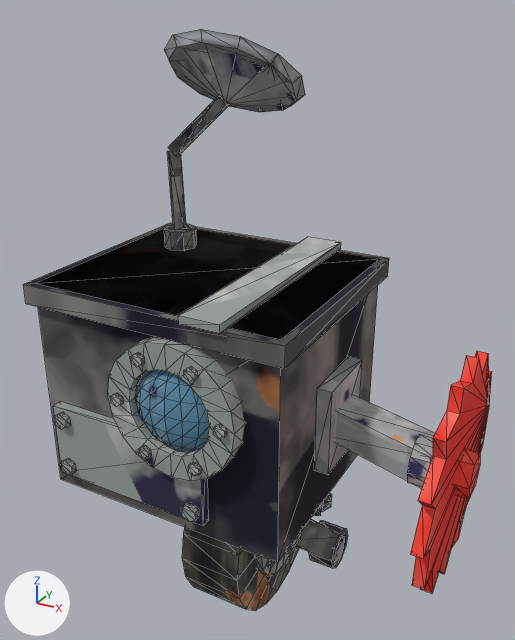
The glTF model art/models/Scrapper/Scrapper.glb, before and after one commit.
The view is the same before and after, from a 50 mm lens placed at (1.44, -2.27, 2.81), pointed at (0.13, 0.12, 1.61). Lighting does not change. The marker at lower left points along +X, +Y and +Z. The picture after the commit comes second. Mesh edges are drawn as thin lines. Vertices at exactly the same position are counted once.

Objects in the first picture: 'Antenna', 'Body', 'Eye', 'EyeRim', 'Plates', 'RadarDish', 'Saw', 'SawArm', 'SwingArm', 'Wheel' and 1 more.
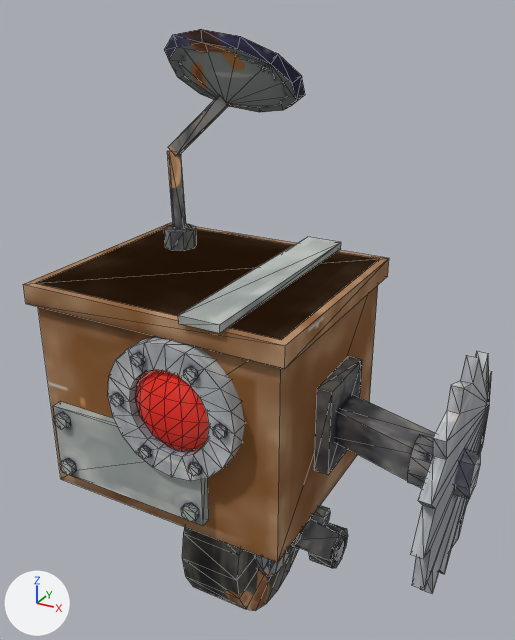
The edits, one by one:
Picture 'Image_13' (img_image_13) is new.
Picture 'Image_12' (img_image_12) is new.
Material 'Body' (mat_body) changes its picture from img_image_3 to img_image_5.
Material 'Plates' (mat_plates) changes its picture from img_image_4 to img_image_6.
Material 'Eye' (mat_eye) changes its picture from img_image_7 to img_image_9.
Material 'SawArm' (mat_sawarm) changes its picture from img_image_8 to img_image_10.
Material 'Saw' (mat_saw) changes its picture from img_image_9 to img_image_11.
Material 'Antenna' (mat_antenna) changes its picture from img_image_10 to img_image_12.
Material 'RadarDish' (mat_radardish) changes its picture from img_image_11 to img_image_13.
Material 'ShockRod' (mat_shockrod) is new.
Its texture is img_image_4.
Its roughness is 1.0.
me_swingarm is used by ob_swingarm; location (0.0, 0.0, 0.0).
me_swingarm had 216 vertices, 408 faces and spanned x -0.352..0.49, y -0.24..0.661, z 0.325..1.015.
me_swingarm now has 80 vertices, 140 faces and spans x -0.352..0.49, y -0.24..0.4, z 0.325..0.956.
me_swingarm part 1: the loose piece of 32 vertices spanning x 0.309..0.449, y 0.169..0.309, z 0.696..0.726 is deleted.
me_swingarm part 2: the loose piece of 8 vertices spanning x 0.261..0.429, y 0.143..0.387, z 0.655..1.015 is deleted.
me_swingarm part 3: 139 kept faces spanning x -0.352..0.49, y -0.24..0.4, z 0.325..0.956 get new texture (UV) coordinates.
Other edits to the shape of me_swingarm do not show in these pictures.
Mesh me_shockrod is new.
It has 24 vertices, 40 faces and spans x 0.295..0.45, y 0.13..0.338, z 0.62..0.943.
It uses material mat_shockrod (picture img_image_4).
Object 'ShockRod' (ob_shockrod) is new; it shows me_shockrod.
Its location is (0.0, 0.0, 0.0).

Location of each change, (x1, y1, x2, y2) in pixels of the pictures (515 x 640 px):
'Body', surface changed (grey to brown): (23, 223, 389, 563) in both
'Plates', surface changed: (53, 237, 341, 526) in both
'Saw', surface changed (red to grey): (410, 351, 492, 594) in both
'SawArm', surface changed (darker): (314, 356, 435, 488) in both
'RadarDish', surface changed: (164, 29, 305, 112) in both
'Eye', surface changed (blue to red): (135, 370, 209, 451) in both
'Antenna', surface changed: (164, 95, 230, 251) in both
'SwingArm', reshaped: before (289, 493, 348, 568); after (289, 519, 348, 568)
'ShockRod', added: after (311, 505, 330, 526)
part 1 of me_swingarm, deleted: before (319, 493, 332, 512)
part 2 of me_swingarm, deleted (mostly hidden): before (313, 508, 321, 516)
part 3 of me_swingarm, surface changed: (289, 519, 348, 568) in both
